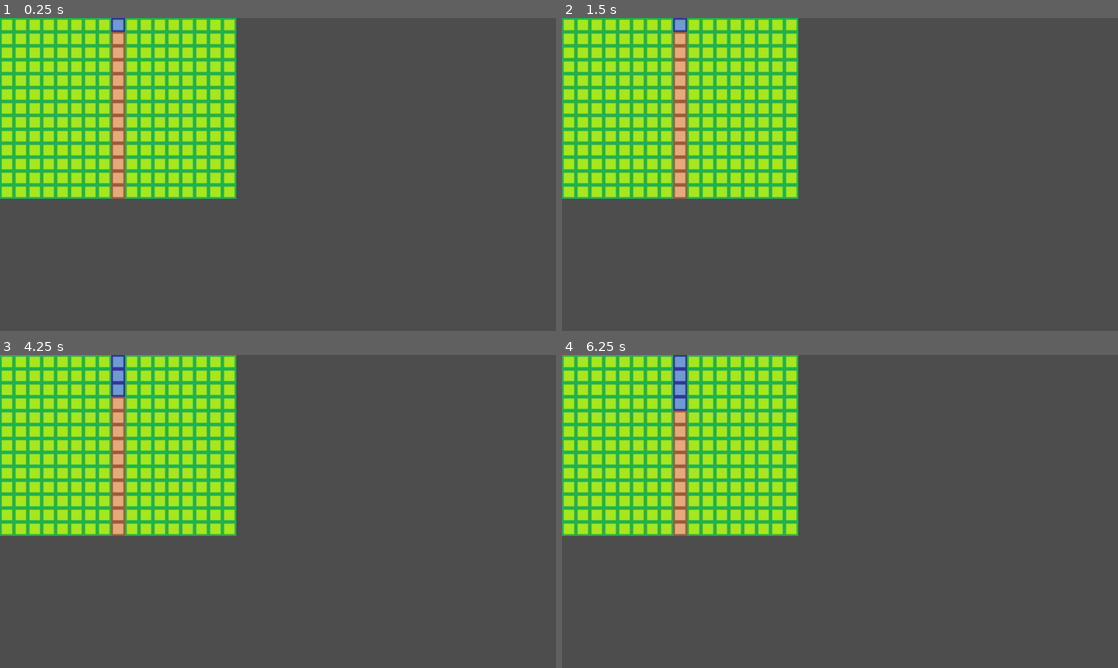
Above: before the commit, frames 1-4 (two rows, left to right).
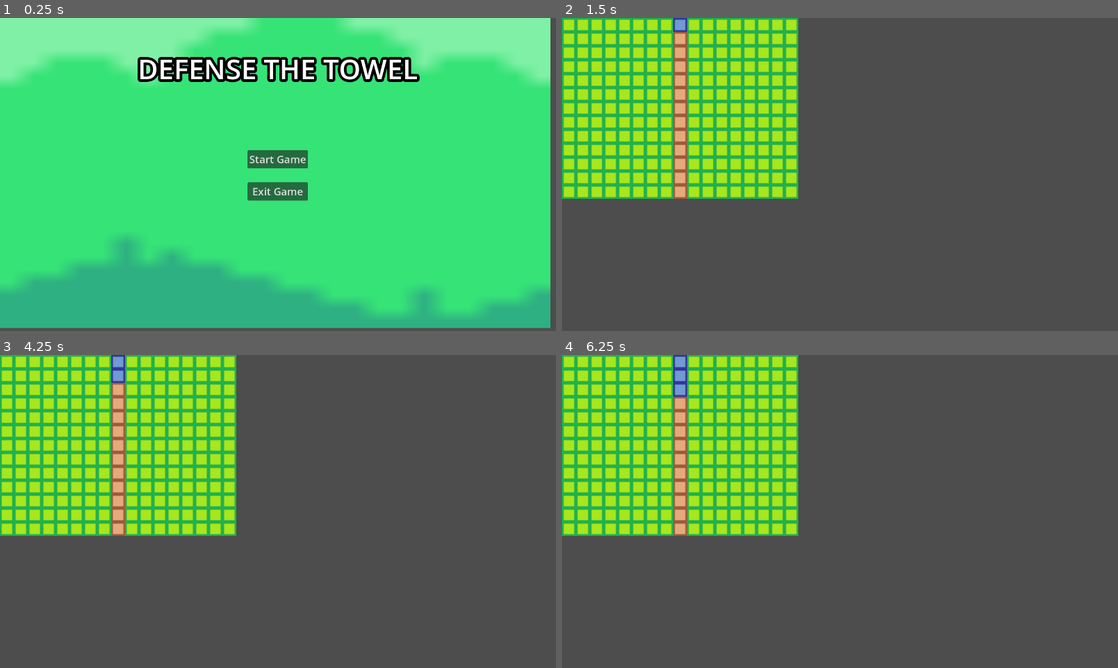
Above: after the commit, the same moments.

Repository: sho16ogura/cs292team5
Game: Godot game, scene res://main menu/main menu/main_menu.tscn
Same seed, same stepped clock (60 frames per second), same inputs: the game is played once before the commit and once after it. Before the commit the project starts from res://mainGame.tscn.
Inputs (mouse positions are in pixels of both pictures, inside the frame that each line leads up to):
- Up to frame 1 (0.25 s): no input
- Up to frame 2 (1.5 s): click (840, 158) at 0.5 s, where only the run after the commit has a clickable "Start Game"; tap Enter at 1.25 s; move the mouse to (962, 158) at 1.27 s; click (962, 158) at 1.35 s
- Up to frame 3 (4.25 s): tap Space at 2, 3.5 s; move the mouse to (166, 527) at 2.02 s; tap J (toggle_dig) at 2.1 s; tap Enter at 2.75 s; move the mouse to (333, 442) at 2.77 s; tap H (toggle_pump) at 2.85 s; move the mouse to (250, 574) at 3.52 s; tap K (toggle_undig) at 3.6 s
- Up to frame 4 (6.25 s): move the mouse to (1006, 558) at 4.27 s; click (1006, 558) at 4.35 s; tap Enter at 5 s; move the mouse to (673, 464) at 5.02 s; tap J (toggle_dig) at 5.1 s; tap Space at 5.75 s; move the mouse to (867, 511) at 5.77 s; tap H (toggle_pump) at 5.85 s

The runs differ from the first frame. In frame 1, 98% of the frame differs, in the area x 0-99%, y 0-100%; in frame 2, nothing differs; in frame 3, 0.1%; in frame 4, 0.1%.

Commit message:
Update the main menu

Diff:
--- a/team5project/inventory_gui.gd
+++ /dev/null
@@ -1,30 +0,0 @@
-extends Control
-
-var isOpen: bool = false
-#@onready var inventory: Inventory = preload("res://inventory/playerInventory.tres")
-
-#func _ready():
-#	update()
-
-#func update():
-#	for i in range(min(inventory.items.size(), slots.size())):
-#		slots[i].update(inventory.items[i])
-
-#func update1():
-#	for i in range(min(inventory.items.size(), slots.size())):
-#		slots[i].update(inventory.items[i])
-
-#func update2():
-#	for i in range(min(inventory.items.size(), slots.size())):
-#		slots[i].update(inventory.items[i])
-func open():
-	visible = true
-	isOpen = true
-
-func close():
-	visible = false
-	isOpen = false
-
-func close1():
-	visible = false
-	isOpen = false
--- a/team5project/inventory_gui.tscn
+++ /dev/null
@@ -1,52 +0,0 @@
-[gd_scene load_steps=4 format=3 uid="uid://kb68kvhqb0n5"]
-
-[ext_resource type="Script" path="res://inventory_gui.gd" id="1_p781t"]
-[ext_resource type="Texture2D" uid="uid://cgfkaw58cqx86" path="res://InventoryRect.png" id="1_sepc4"]
-[ext_resource type="PackedScene" uid="uid://tx40y1ntt43h" path="res://slot_gui.tscn" id="2_ohxah"]
-
-[node name="InventoryGui" type="Control"]
-layout_mode = 3
-anchors_preset = 0
-offset_right = 144.0
-offset_bottom = 49.0
-script = ExtResource("1_p781t")
-
-[node name="NinePatchRect" type="NinePatchRect" parent="."]
-layout_mode = 0
-offset_right = 142.0
-offset_bottom = 55.0
-texture = ExtResource("1_sepc4")
-patch_margin_left = 6
-patch_margin_top = 6
-patch_margin_right = 6
-patch_margin_bottom = 6
-
-[node name="GridContainer" type="GridContainer" parent="NinePatchRect"]
-layout_mode = 1
-anchors_preset = 8
-anchor_left = 0.5
-anchor_top = 0.5
-anchor_right = 0.5
-anchor_bottom = 0.5
-offset_left = -58.0
-offset_top = -18.5
-offset_right = 58.0
-offset_bottom = 1.5
-grow_horizontal = 2
-grow_vertical = 2
-columns = 5
-
-[node name="Panel" parent="NinePatchRect/GridContainer" instance=ExtResource("2_ohxah")]
-layout_mode = 2
-
-[node name="Panel2" parent="NinePatchRect/GridContainer" instance=ExtResource("2_ohxah")]
-layout_mode = 2
-
-[node name="Panel3" parent="NinePatchRect/GridContainer" instance=ExtResource("2_ohxah")]
-layout_mode = 2
-
-[node name="Panel4" parent="NinePatchRect/GridContainer" instance=ExtResource("2_ohxah")]
-layout_mode = 2
-
-[node name="Panel5" parent="NinePatchRect/GridContainer" instance=ExtResource("2_ohxah")]
-layout_mode = 2
--- /dev/null
+++ b/team5project/main menu/main menu/main_menu.gd
@@ -0,0 +1,16 @@
+class_name MainMenu
+extends Control
+
+@onready var start_button = $MarginContainer/HBoxContainer/VBoxContainer/Start_Button as Button
+@onready var exit_button = $MarginContainer/HBoxContainer/VBoxContainer/Exit_Button as Button
+@onready var start_level = preload("res://mainGame.tscn") as PackedScene
+
+func _ready():
+	start_button.button_down.connect(on_start_pressed)
+	exit_button.button_down.connect(on_exit_pressed)
+
+func on_start_pressed() -> void:
+	get_tree().change_scene_to_packed(start_level)
+
+func on_exit_pressed() -> void:
+	get_tree().quit()
--- /dev/null
+++ b/team5project/main menu/main menu/main_menu.tscn
@@ -0,0 +1,91 @@
+[gd_scene load_steps=5 format=3 uid="uid://b5j3kmh5ma6mx"]
+
+[ext_resource type="Script" path="res://main menu/main menu/main_menu.gd" id="1_sn3hk"]
+[ext_resource type="Texture2D" uid="uid://eess7uyvg1uh" path="res://tile_0014.png" id="1_w8vvv"]
+
+[sub_resource type="SystemFont" id="SystemFont_iqhrx"]
+font_names = PackedStringArray("Impact")
+
+[sub_resource type="SystemFont" id="SystemFont_ef1sv"]
+font_names = PackedStringArray("Impact")
+
+[node name="Main_Menu" type="Control"]
+layout_mode = 3
+anchors_preset = 15
+anchor_right = 1.0
+anchor_bottom = 1.0
+offset_right = 912.0
+offset_bottom = 763.0
+grow_horizontal = 2
+grow_vertical = 2
+script = ExtResource("1_sn3hk")
+
+[node name="TextureRect" type="TextureRect" parent="."]
+layout_mode = 1
+anchors_preset = 15
+anchor_right = 1.0
+anchor_bottom = 1.0
+offset_right = -925.0
+offset_bottom = -770.0
+grow_horizontal = 2
+grow_vertical = 2
+texture = ExtResource("1_w8vvv")
+
+[node name="MarginContainer" type="MarginContainer" parent="."]
+layout_mode = 1
+anchors_preset = 15
+anchor_right = 1.0
+anchor_bottom = 1.0
+offset_right = -913.0
+offset_bottom = -791.0
+grow_horizontal = 2
+grow_vertical = 2
+theme_override_constants/margin_left = 12
+theme_override_constants/margin_top = 12
+theme_override_constants/margin_right = 12
+theme_override_constants/margin_bottom = 12
+
+[node name="VBoxContainer" type="VBoxContainer" parent="MarginContainer"]
+layout_mode = 2
+theme_override_constants/separation = 60
+
+[node name="Separator" type="Control" parent="MarginContainer/VBoxContainer"]
+layout_mode = 2
+
+[node name="Label" type="Label" parent="MarginContainer/VBoxContainer"]
+layout_mode = 2
+theme_override_colors/font_outline_color = Color(0, 0, 0, 1)
+theme_override_constants/outline_size = 24
+theme_override_fonts/font = SubResource("SystemFont_iqhrx")
+theme_override_font_sizes/font_size = 64
+text = "DEFENSE THE TOWEL
+"
+horizontal_alignment = 1
+vertical_alignment = 1
+
+[node name="HBoxContainer" type="HBoxContainer" parent="MarginContainer"]
+layout_mode = 2
+alignment = 1
+
+[node name="VBoxContainer" type="VBoxContainer" parent="MarginContainer/HBoxContainer"]
+layout_mode = 2
+theme_override_constants/separation = 32
+alignment = 1
+
+[node name="Separator2" type="Control" parent="MarginContainer/HBoxContainer/VBoxContainer"]
+layout_mode = 2
+
+[node name="Start_Button" type="Button" parent="MarginContainer/HBoxContainer/VBoxContainer"]
+custom_minimum_size = Vector2(120, 32)
+layout_mode = 2
+theme_override_fonts/font = SubResource("SystemFont_ef1sv")
+theme_override_font_sizes/font_size = 24
+text = "Start Game
+"
+
+[node name="Exit_Button" type="Button" parent="MarginContainer/HBoxContainer/VBoxContainer"]
+custom_minimum_size = Vector2(120, 32)
+layout_mode = 2
+theme_override_fonts/font = SubResource("SystemFont_ef1sv")
+theme_override_font_sizes/font_size = 24
+text = "Exit Game"
--- /dev/null
+++ b/team5project/main menu/main_menu.tscn
@@ -0,0 +1,9 @@
+[gd_scene format=3 uid="uid://nyb5j2cl12ml"]
+
+[node name="Control" type="Control"]
+layout_mode = 3
+anchors_preset = 15
+anchor_right = 1.0
+anchor_bottom = 1.0
+grow_horizontal = 2
+grow_vertical = 2
--- a/team5project/project.godot
+++ b/team5project/project.godot
@@ -11,7 +11,7 @@
 [application]
 
 config/name="team5provisional"
-run/main_scene="res://mainGame.tscn"
+run/main_scene="res://main menu/main menu/main_menu.tscn"
 config/features=PackedStringArray("4.2", "Mobile")
 config/icon="res://icon.svg"
 
--- a/team5project/slot_gui.gd
+++ /dev/null
@@ -1,18 +0,0 @@
-extends Panel
-
-@onready var backgroundSprite: Sprite2D = $background
-@onready var itemSprite: Sprite2D = $CenterContainer/Panel/item
-
-
-func update():
-	pass
-
-#func update(item: InventoryItem):
-#	if !item:
-#		backgroundSprite.frame = 0
-#		itemSprite.visible = false
-
-#	else:
-#		backgroundSprite.frame = 1
-#		itemSprite.visible = true
-#		itemSprite.texture = item.texture
--- a/team5project/slot_gui.tscn
+++ /dev/null
@@ -1,29 +0,0 @@
-[gd_scene load_steps=3 format=3 uid="uid://tx40y1ntt43h"]
-
-[ext_resource type="Script" path="res://slot_gui.gd" id="1_c2qe0"]
-[ext_resource type="Texture2D" uid="uid://brrg03dgsfg5c" path="res://inventorySlot.png" id="1_nsvd3"]
-
-[node name="Panel" type="Panel"]
-self_modulate = Color(1, 1, 1, 0)
-custom_minimum_size = Vector2(20, 20)
-offset_right = 20.0
-offset_bottom = 20.0
-script = ExtResource("1_c2qe0")
-
-[node name="backgrund" type="Sprite2D" parent="."]
-texture = ExtResource("1_nsvd3")
-centered = false
-vframes = 2
-
-[node name="CenterContainer" type="CenterContainer" parent="."]
-custom_minimum_size = Vector2(20, 20)
-layout_mode = 0
-offset_right = 20.0
-offset_bottom = 20.0
-
-[node name="Panel" type="Panel" parent="CenterContainer"]
-layout_mode = 2
-size_flags_stretch_ratio = 0.0
-
-[node name="item" type="Sprite2D" parent="CenterContainer/Panel"]
-position = Vector2(-20, -20)
Binary file removed: team5project/InventoryRect.png
Binary file removed: team5project/inventorySlot.png
Not shown, removed: team5project/inventorySlot.png.import
Binary file added: team5project/tile_0014.png
Not shown, changed: team5project/tile_0014.png.import
